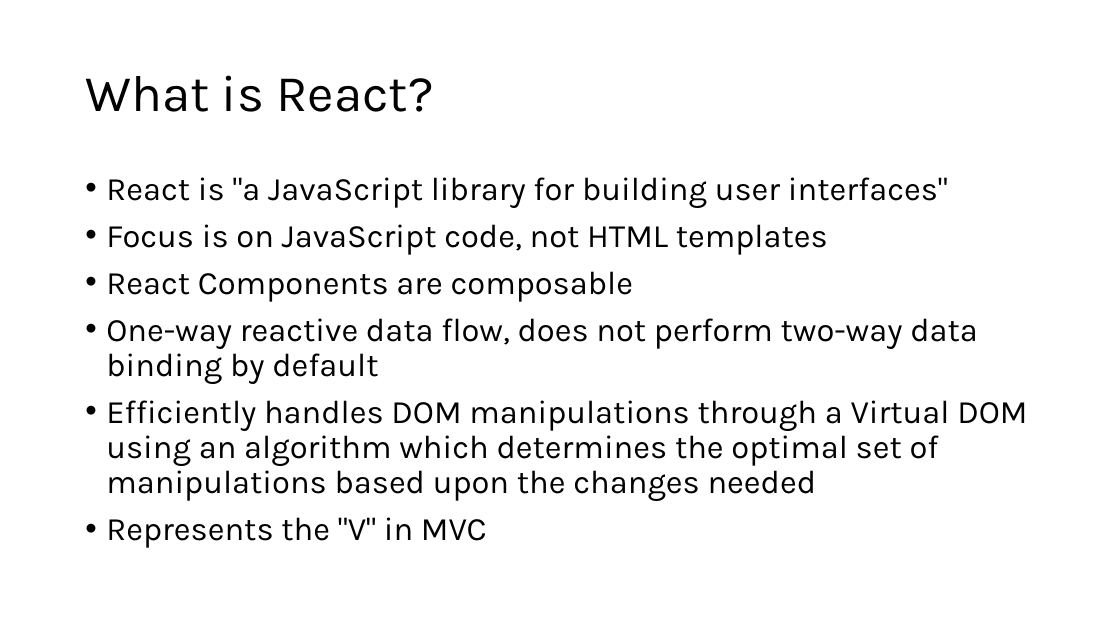
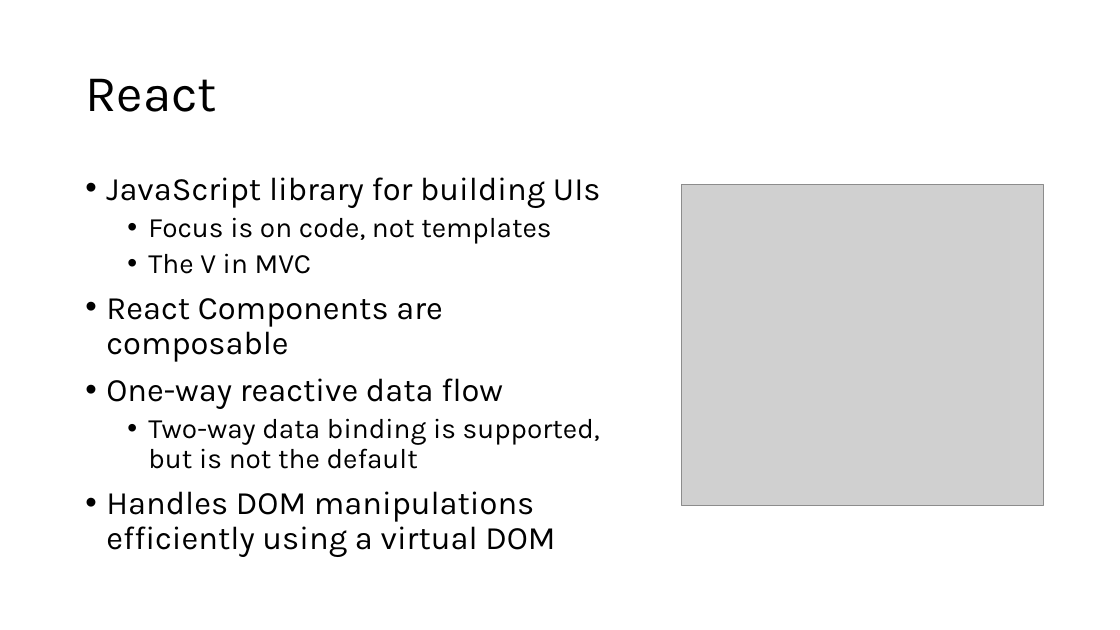
Before and after one commit to warpyu/TechnicalCommunityContent, a slide deck: slide 2 of Web Frameworks/React/Session 1 - Introduction and Slides/Introduction to React.pptx. Drawn at 1120x630 pixels with LibreOffice and Linux fonts; fonts in the diff are those of the drawing; grey boxes stand for pictures. Boxes give left, top, right and bottom in pixels: in the first picture for what was removed or moved away, otherwise in the second. Text is boxed around its words. In the diff, an @@ line names an element or a change of style, - is before the commit and + after.

Commit message:
Updated React slides

```diff
--- a/Web Frameworks/React/Session 1 - Introduction and Slides/Introduction to React.pptx
+++ b/Web Frameworks/React/Session 1 - Introduction and Slides/Introduction to React.pptx
@@ title at (85,78,217,112): text changed @@
-What is React?
+React
@@ text at (106,177,601,274): text changed; size 28 to 24 pt @@
-• React is "a JavaScript library for building user interfaces"
-• Focus is on JavaScript code, not HTML templates
+• JavaScript library for building UIs
+  • Focus is on code, not templates
+  • The V in MVC
@@ picture added at (681,184,1043,505) @@
@@ text at (106,378,600,557): text changed @@
-• One-way reactive data flow, does not perform two-way data binding by default
-• Efficiently handles DOM manipulations through a Virtual DOM using an algorithm which determines the optimal set of manipulations based upon the changes needed
-• Represents the "V" in MVC
+• One-way reactive data flow
+  • Two-way data binding is supported, but is not the default
+• Handles DOM manipulations efficiently using a virtual DOM
```
Also in this commit, not shown: 1 other slide changed, 16 slides added, 2 slides removed.
